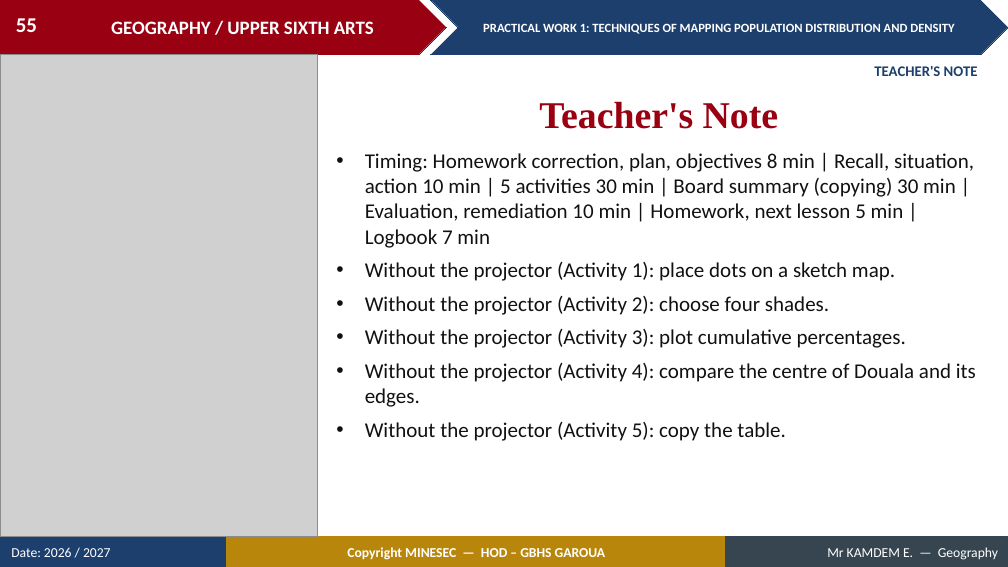
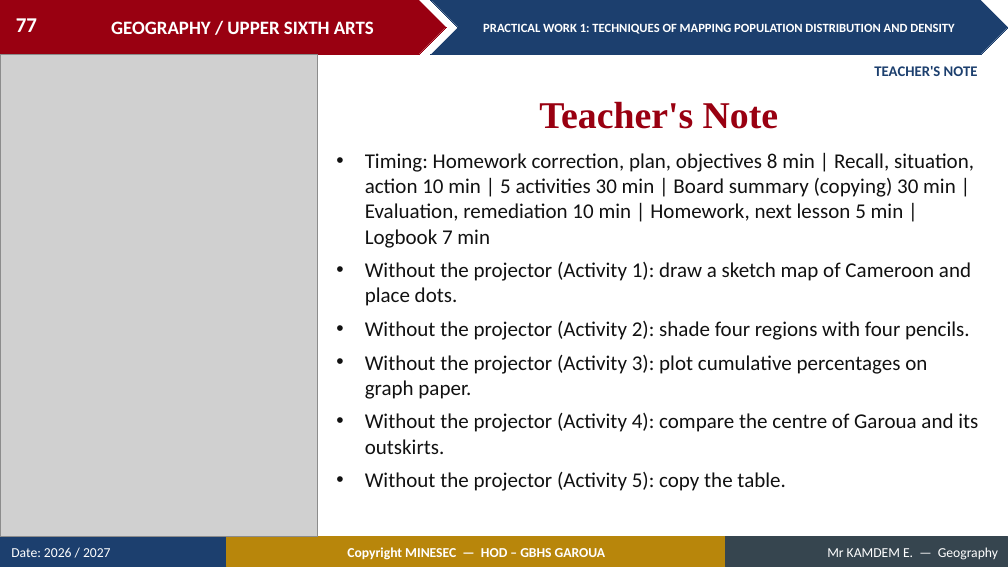
Before and after one commit to Berthautk/linea-github, a slide deck: slide 77 of lecons/USA/Population Geography/03_USA_POP_PW01_Techniques_of_Mapping_Population_Distribution_and_Density.pptx (slide 55 before the commit). Drawn at 1008x567 pixels with LibreOffice and Linux fonts; fonts in the diff are those of the drawing; grey boxes stand for pictures. Boxes give left, top, right and bottom in pixels: in the first picture for what was removed or moved away, otherwise in the second. Text is boxed around its words. In the diff, an @@ line names an element or a change of style, - is before the commit and + after.

```diff
--- a/lecons/USA/Population Geography/03_USA_POP_PW01_Techniques_of_Mapping_Population_Distribution_and_Density.pptx
+++ b/lecons/USA/Population Geography/03_USA_POP_PW01_Techniques_of_Mapping_Population_Distribution_and_Density.pptx
@@ page number at (x1=16, y1=18, x2=37, y2=32): text changed @@
-55
+77
@@ text at (x1=365, y1=262, x2=978, y2=454): text changed @@
-• Without the projector (Activity 1): place dots on a sketch map.
-• Without the projector (Activity 2): choose four shades.
-• Without the projector (Activity 3): plot cumulative percentages.
-• Without the projector (Activity 4): compare the centre of Douala and its edges.
+• Without the projector (Activity 1): draw a sketch map of Cameroon and place dots.
+• Without the projector (Activity 2): shade four regions with four pencils.
+• Without the projector (Activity 3): plot cumulative percentages on graph paper.
+• Without the projector (Activity 4): compare the centre of Garoua and its outskirts.
```
Also in this commit, not shown: 36 other slides changed, 32 slides added, 10 slides removed, 9 other files.
